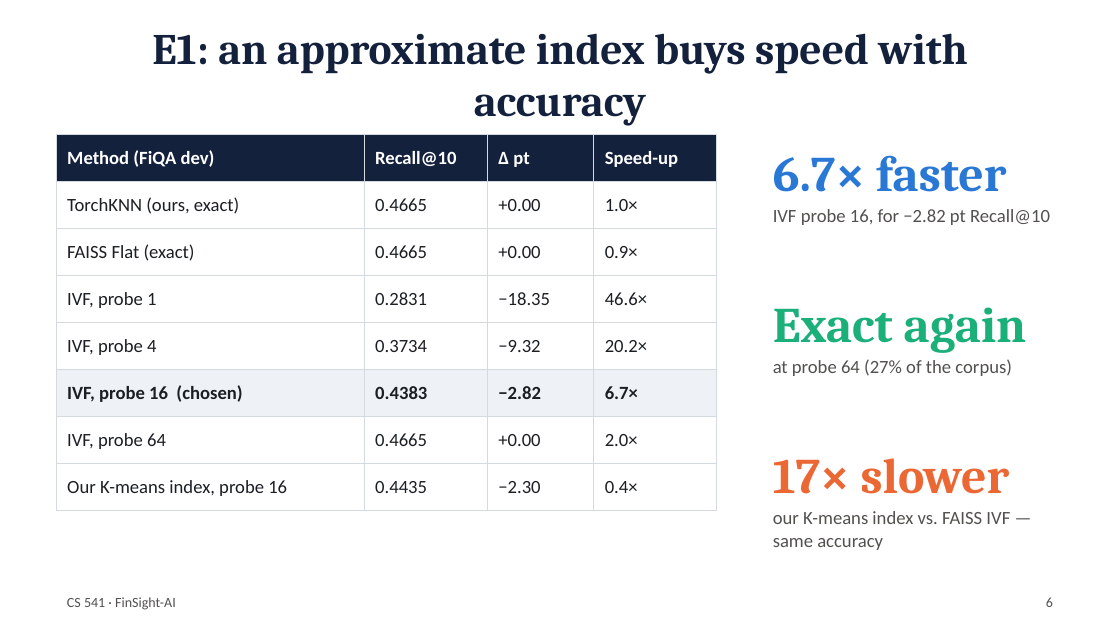
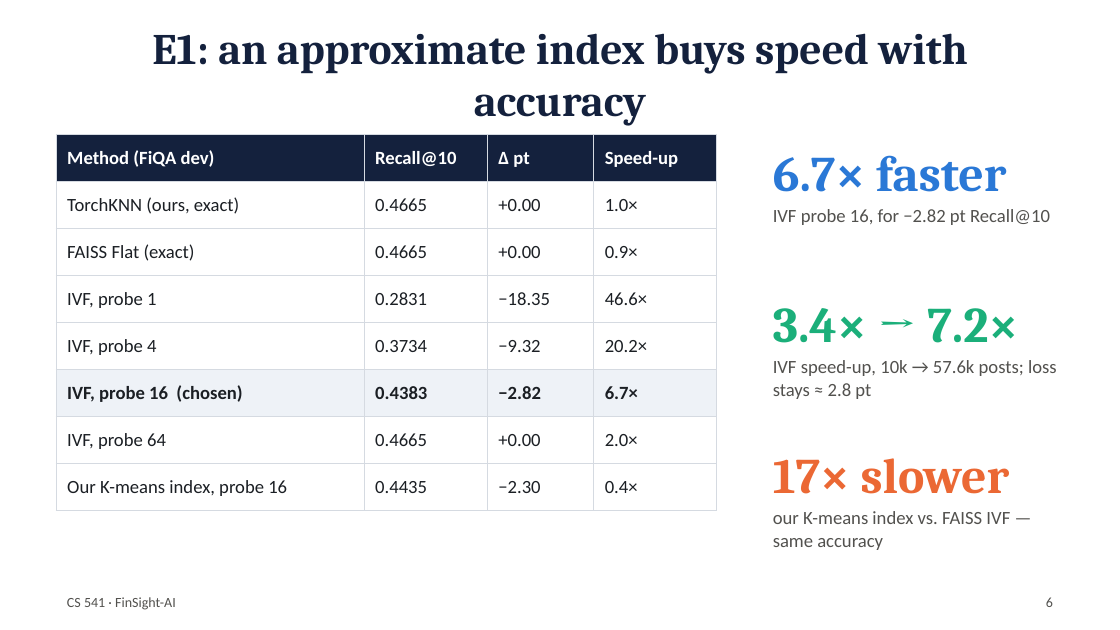
Before and after one commit to fafacannon5/FinSight-AI, a slide deck: slide 6 of report/FinSight-AI_slides.pptx. Drawn at 1120x630 pixels with LibreOffice and Linux fonts; fonts in the diff are those of the drawing. Boxes give left, top, right and bottom in pixels: in the first picture for what was removed or moved away, otherwise in the second. Text is boxed around its words. In the diff, an @@ line names an element or a change of style, - is before the commit and + after.

```diff
--- a/report/FinSight-AI_slides.pptx
+++ b/report/FinSight-AI_slides.pptx
@@ text at [773, 308, 1018, 343]: text changed @@
-Exact again
+3.4× → 7.2×
@@ text at [773, 360, 1057, 399]: text changed @@
-at probe 64 (27% of the corpus)
+IVF speed-up, 10k → 57.6k posts; loss stays ≈ 2.8 pt
```
Also in this commit, not shown: 2 other files.
